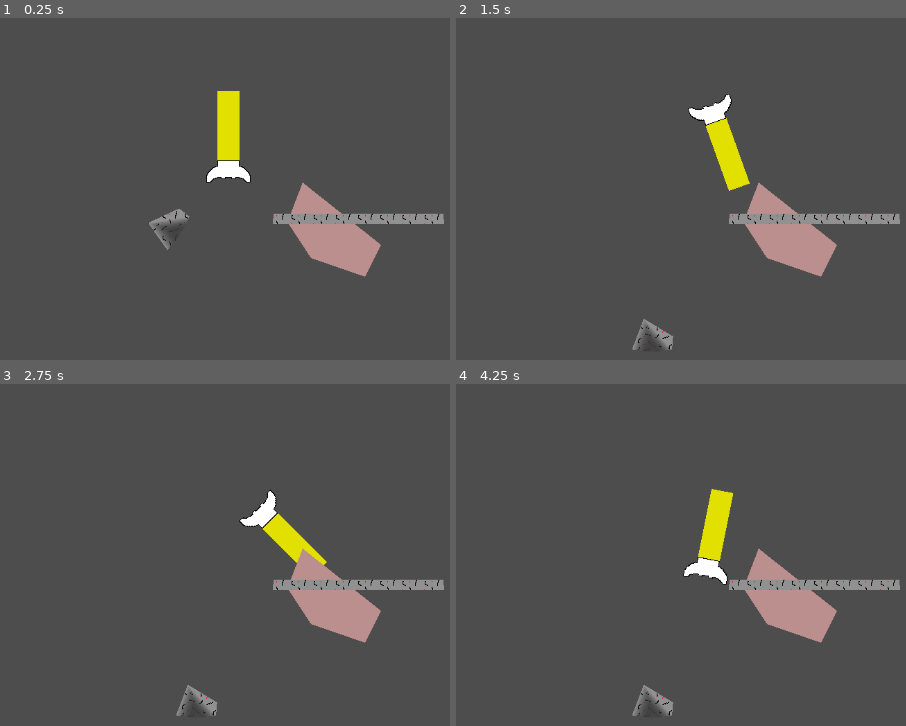
Above: before the commit, frames 1-4 (two rows, left to right).
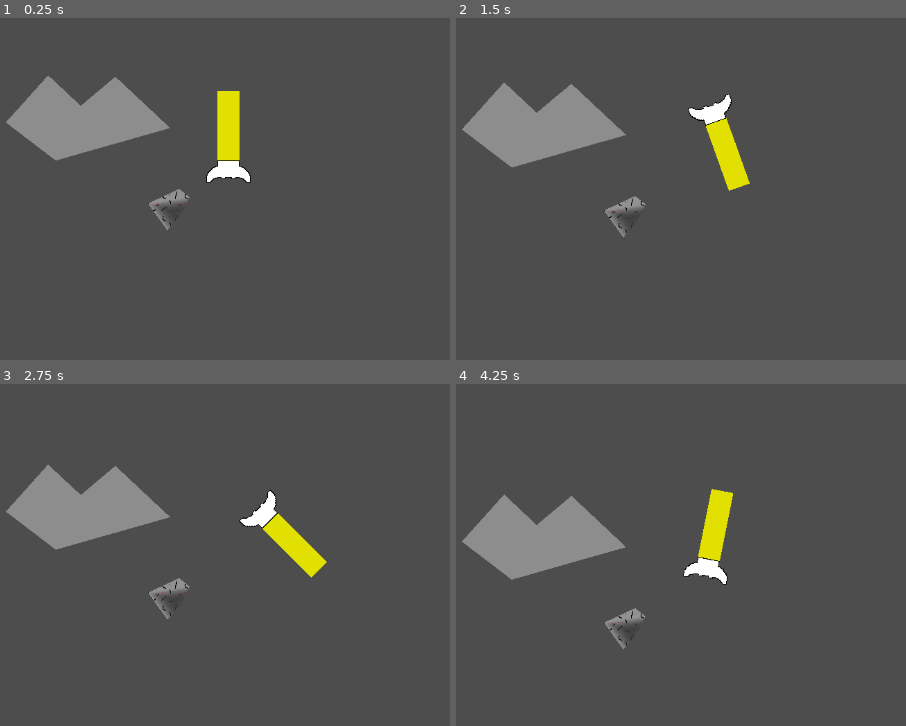
Above: after the commit, the same moments.

Repository: CWmain/SpaceJunkGame
Game: Godot game, scene res://Objects/Test_Scene.tscn
The game is run twice, just before and just after one commit, with the same random seed, the same clock (stepped at 60 frames per second) and the same inputs.
Inputs (mouse positions are in pixels of both pictures, inside the frame that each line leads up to):
- Up to frame 1 (0.25 s): no input
- Up to frame 2 (1.5 s): move the mouse to (outside the picture) at 0.52 s; hold D (TurnRight) from 0.53 s (still down); click (outside the picture) at 0.6 s; tap W (Accelerate) at 0.77 s; move the mouse to (627, 257) at 1.27 s; click (627, 257) at 1.35 s
- Up to frame 3 (2.75 s): tap W (Accelerate) at 1.52 s; move the mouse to (414, 500) at 2.02 s; release D (TurnRight) at 2.03 s; hold A (TurnLeft) from 2.03 s (still down); hold S (Stop) from 2.03 s (still down); click (414, 500) at 2.3 s
- Up to frame 4 (4.25 s): move the mouse to (748, 691) at 2.77 s; release A (TurnLeft) at 2.78 s; release S (Stop) at 2.78 s; hold D (TurnRight) from 2.78 s (still down); click (748, 691) at 2.85 s; tap W (Accelerate) at 3.02, 3.77 s; move the mouse to (outside the picture) at 3.52 s; click (outside the picture) at 3.6 s

The runs differ from the first frame. In frame 1, 9.2% of the frame differs, in the area x 1-99%, y 16-76%; in frame 2, 9.3%, in the area x 1-99%, y 19-98%; in frame 3, 9.2%; in frame 4, 9.3%.

Commit message:
Cleaned up test scene of old tests, made asteroid its own class to make premade asteroids in the future, cleaned up un-needed prints in player rocket

Diff:
--- a/Objects/Test_Scene.gd
+++ b/Objects/Test_Scene.gd
@@ -1,98 +1,7 @@
 extends Node2D
 
-var cut_line: Line2D
-
-@onready var to_cut : Polygon2D = $ToCut
-@onready var cutter : Polygon2D = $Cutter
-
-@onready var cutting_tool = $CuttingTool
-@onready var asteroid = $Asteroid
-
-
 func _ready():
-	var intersection = Geometry2D.clip_polygons(to_cut.polygon, cutter.polygon)
-
-	for overlapping in intersection:
-		var intersection_polygon = Polygon2D.new()
-
-
-		intersection_polygon.transform = to_cut.transform
-		intersection_polygon.color = Color.ROSY_BROWN
-		intersection_polygon.set_polygon(overlapping)
-		self.add_child(intersection_polygon)
+	pass
 
 func _process(_delta):
-	move_cut()
-
-func place_point():
-	var mouse_pos = get_viewport().get_mouse_position()
-	var image = get_viewport().get_texture().get_image()
-	if not (
-			0 <= mouse_pos.x and mouse_pos.x < image.get_width() and\
-			0 <= mouse_pos.y and mouse_pos.y < image.get_height()
-			):
-		return
-
-	if Input.is_action_just_pressed("PlacePoint"):
-
-		var dist_to_last_point = 0
-
-		cut_line.add_point(mouse_pos)
-		complete_shape()
-		adjust_for_first_point()
-
-
-
-func adjust_for_first_point():
-	var extra = Vector2(3, 3)
-	if cut_line.get_point_count() == 1:
-		cut_line.add_point(cut_line.get_point_position(0) + extra)
-	elif cut_line.get_point_position(0) + extra == cut_line.get_point_position(1) :
-		cut_line.remove_point(1)
-
-func complete_shape():
-	var dist = cut_line.points[0].distance_to(cut_line.points[-1])
-
-
-	if len(cut_line.points) > 1:
-		print("shape complete!")
-		print(cut_line.points)
-		var intersection_calc = Geometry2D.clip_polygons.call(
-				to_cut.polygon, cut_line.points
-		)
-		prints("intersection calc", intersection_calc)
-		for overlapping_polygon in intersection_calc:
-			var intersection_polygon = Polygon2D.new()
-			prints("overlapping_polygon", overlapping_polygon)
-			self.add_child(intersection_polygon)
-			intersection_polygon.color = Color.GREEN
-			intersection_polygon.set_polygon(overlapping_polygon)
-			print(intersection_polygon.polygon)
-		self.remove_child(to_cut)
-
-func move_cut():
-	if Input.is_action_just_pressed("PlacePoint"):
-
-		for entity in cutting_tool.get_overlapping_bodies():
-			var tc1 : PackedVector2Array = entity.get_child(0).polygon.duplicate()
-			for i in range(tc1.size()):
-
-				#tc1[i] *= cos(entity.rotation)
-				tc1[i] = entity.to_global(tc1[i])
-
-
-			var c1 : PackedVector2Array = cutting_tool.cutter.polygon.duplicate()
-			for i in range(c1.size()):
-				c1[i] = cutting_tool.to_global(c1[i])
-
-
-			var intersection = Geometry2D.clip_polygons(tc1, c1)
-			#var intersection = Geometry2D.clip_polygons(entity.get_child(0).polygon, cutting_tool.cutter.polygon)
-
-			for overlapping in intersection:
-
-				var intersection_polygon = Polygon2D.new()
-				#intersection_polygon.transform = entity.transform
-				intersection_polygon.color = Color.ROSY_BROWN
-				intersection_polygon.set_polygon(overlapping)
-				get_tree().get_root().add_child(intersection_polygon)
+	pass
--- a/Objects/Test_Scene.tscn
+++ b/Objects/Test_Scene.tscn
@@ -2,8 +2,8 @@
 
 [ext_resource type="Script" path="res://Objects/Test_Scene.gd" id="1_gvyoo"]
 [ext_resource type="Texture2D" uid="uid://vc30gqw53emc" path="res://Sprites/AsteroidTexture.png" id="2_dhefl"]
-[ext_resource type="Script" path="res://Objects/Cutter.gd" id="3_3ngli"]
 [ext_resource type="PackedScene" uid="uid://dyn3wc664s0kq" path="res://Objects/player_rocket/player_rocket.tscn" id="4_5qqnx"]
+[ext_resource type="PackedScene" uid="uid://prsjoep6c2o0" path="res://Objects/asteroid/asteroid.tscn" id="4_tsibv"]
 
 [sub_resource type="RectangleShape2D" id="RectangleShape2D_0fm31"]
 size = Vector2(109.7, 20)
@@ -11,22 +11,13 @@
 [node name="Test_Scene" type="Node2D"]
 script = ExtResource("1_gvyoo")
 
-[node name="ToCut" type="Polygon2D" parent="."]
-texture_repeat = 2
-texture = ExtResource("2_dhefl")
-polygon = PackedVector2Array(70, 15, 47, 61, -31, 34, -65, -18, -43, -75)
-
-[node name="Cutter" type="Polygon2D" parent="."]
-texture_repeat = 2
-texture = ExtResource("2_dhefl")
-polygon = PackedVector2Array(-85, -30, 160, -30, 161, -15, -86, -15)
-
 [node name="Camera2D" type="Camera2D" parent="."]
 
 [node name="Asteroid" type="RigidBody2D" parent="."]
 position = Vector2(-218, -30)
 collision_layer = 3
 collision_mask = 3
+gravity_scale = 0.01
 
 [node name="CollisionPolygon2D" type="CollisionPolygon2D" parent="Asteroid"]
 polygon = PackedVector2Array(-20, 24, -48, -15, -3, -36, 12, -24)
@@ -46,20 +37,8 @@
 scale = Vector2(10, 10)
 shape = SubResource("RectangleShape2D_0fm31")
 
-[node name="CuttingTool" type="Area2D" parent="."]
-collision_layer = 2
-collision_mask = 2
-script = ExtResource("3_3ngli")
-
-[node name="Cutter" type="Polygon2D" parent="CuttingTool"]
-texture_repeat = 2
-texture = ExtResource("2_dhefl")
-polygon = PackedVector2Array(-85, -30, 160, -30, 161, -15, -86, -15)
-
-[node name="CollisionPolygon2D" type="CollisionPolygon2D" parent="CuttingTool"]
-polygon = PackedVector2Array(-85, -30, 160, -30, 161, -15, -86, -15)
-
 [node name="PlayerRocket" parent="." instance=ExtResource("4_5qqnx")]
 position = Vector2(-150, -107)
 
-[connection signal="body_entered" from="CuttingTool" to="." method="_on_cutting_tool_body_entered"]
+[node name="Asteroid2" parent="." instance=ExtResource("4_tsibv")]
+position = Vector2(-385, -145)
--- a/Objects/asteroid/asteroid.gd
+++ b/Objects/asteroid/asteroid.gd
@@ -1,4 +1,6 @@
+class_name Asteroid
 extends RigidBody2D
+
 
 @onready var hit_box : CollisionPolygon2D = $HitBox
 @onready var visual : Polygon2D = $Visual
--- a/Objects/asteroid/asteroid.tscn
+++ b/Objects/asteroid/asteroid.tscn
@@ -5,6 +5,7 @@
 [node name="Asteroid" type="RigidBody2D"]
 collision_layer = 3
 collision_mask = 3
+gravity_scale = 0.01
 script = ExtResource("1_tndy0")
 
 [node name="HitBox" type="CollisionPolygon2D" parent="."]
--- a/Objects/player_rocket/player_rocket.gd
+++ b/Objects/player_rocket/player_rocket.gd
@@ -18,7 +18,7 @@
 	if Input.is_action_just_pressed("Cut"):
 		asteroidCut()
 
-func _physics_process(delta):
+func _physics_process(_delta):
 	# Add the drag.
 	#if not is_on_floor():
 	#	velocity.y += gravity * delta
@@ -37,7 +37,6 @@
 	# As good practice, you should replace UI actions with custom gameplay actions.
 
 	var rot = Input.get_axis("TurnLeft", "TurnRight")
-	print(rot)
 	if rot:
 		rotate(rot * ROTATION_SPEED)
 
@@ -60,7 +59,7 @@
 
 		#TODO: Shift the Polygon back to local space and shift the object itself, as I feel issues may arise if not done this way
 		for overlapping in intersection:
-			var splitAsteroid = asteroid.instantiate()
+			var splitAsteroid: Asteroid = asteroid.instantiate()
 			get_tree().get_root().add_child(splitAsteroid)
 			var localOverLapping = overlapping.duplicate()
 
@@ -72,4 +71,5 @@
 			splitAsteroid.set_transform(entity.transform)
 			splitAsteroid.set_polygons(localOverLapping)
 
+
 		entity.queue_free()
